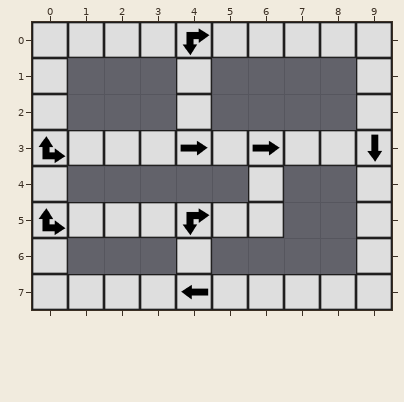
Tiled map: client/static/board.tmx. The picture above was drawn from the file before the commit.
Cells are 128x128 px. Shown: x 0..9, y 0..7.
The result:
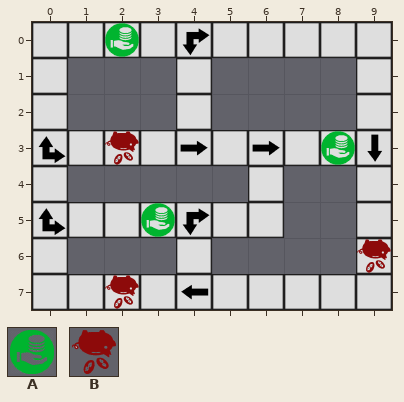
Key: from "tiles": A 10, B 11.
_ is an empty cell.
Tiles of an added or newly shown layer are drawn over the layers below it.
The author wrote: added example tile types
Diff:
{"where": "layer \"type\" (added)"}
{"y":0,"x":2,"old":"_","new":"A"}
{"y":3,"x":2,"old":"_","new":"B"}
{"y":3,"x":8,"old":"_","new":"A"}
{"y":5,"x":3,"old":"_","new":"A"}
{"y":6,"x":9,"old":"_","new":"B"}
{"y":7,"x":2,"old":"_","new":"B"}
{"label":"added","picture_box":[105,23,139,57]}
{"label":"added","picture_box":[105,131,139,165]}
{"label":"added","picture_box":[321,131,355,165]}
{"label":"added","picture_box":[141,203,175,237]}
{"label":"added","picture_box":[357,239,391,273]}
{"label":"added","picture_box":[105,275,139,309]}
